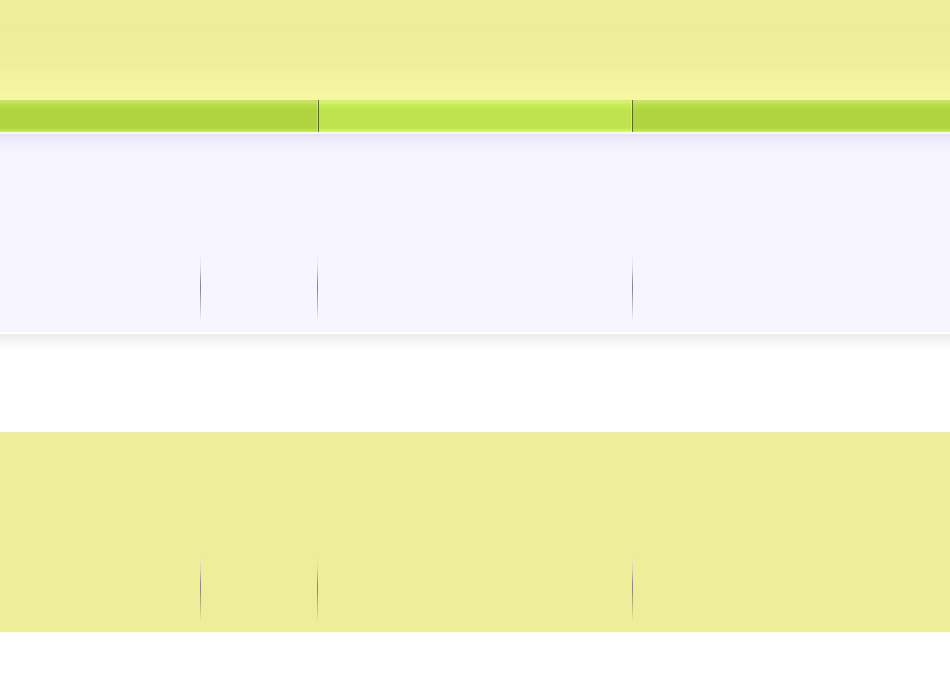
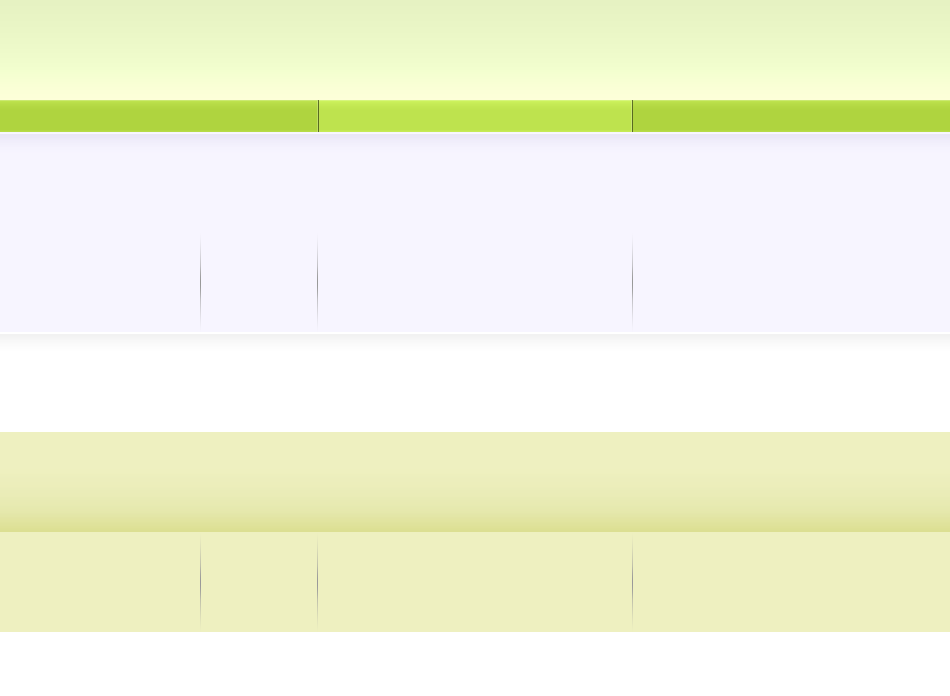
The second 950 × 696 image is a revision of the first. Changes to its layers:
painted on "navbar button" over [0, 100, 950, 132]
painted on "header" over [0, 0, 950, 100]
painted on "footer widgets" over [0, 432, 950, 532]
painted on "footer boxes" over [0, 532, 950, 632]
